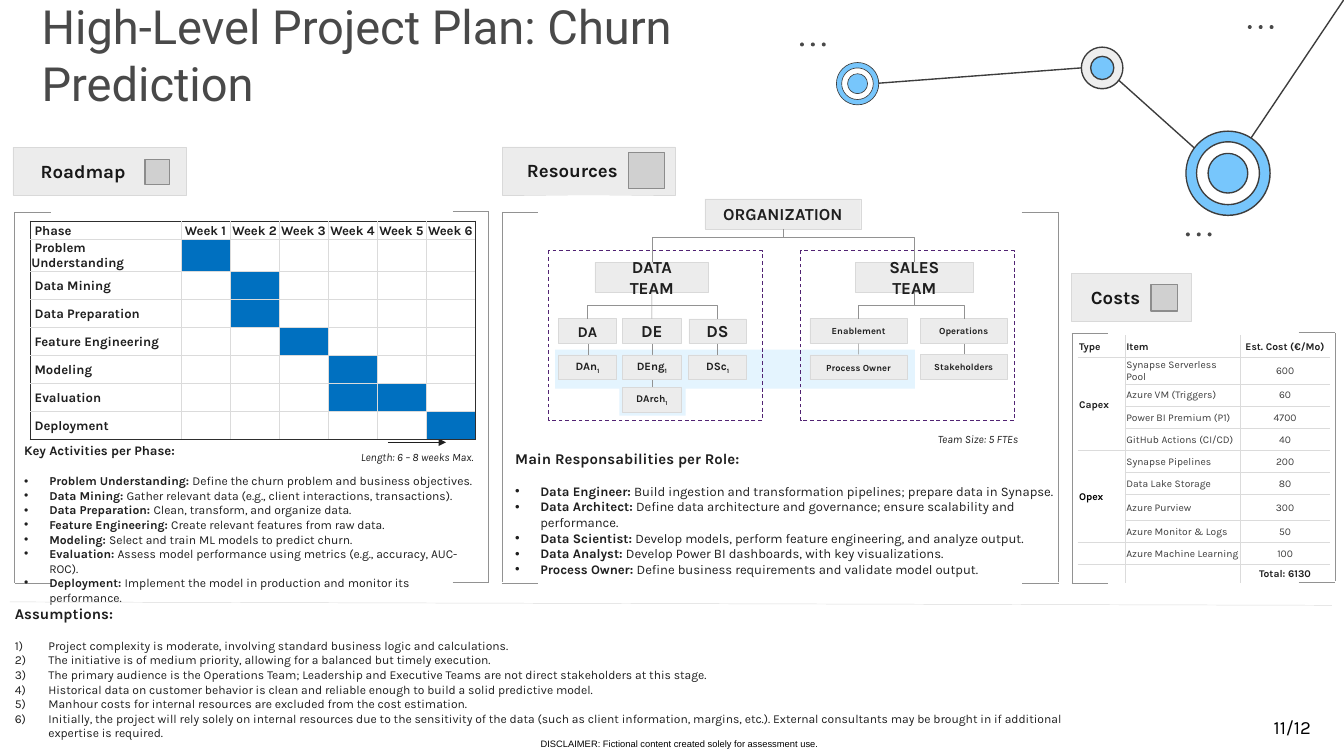
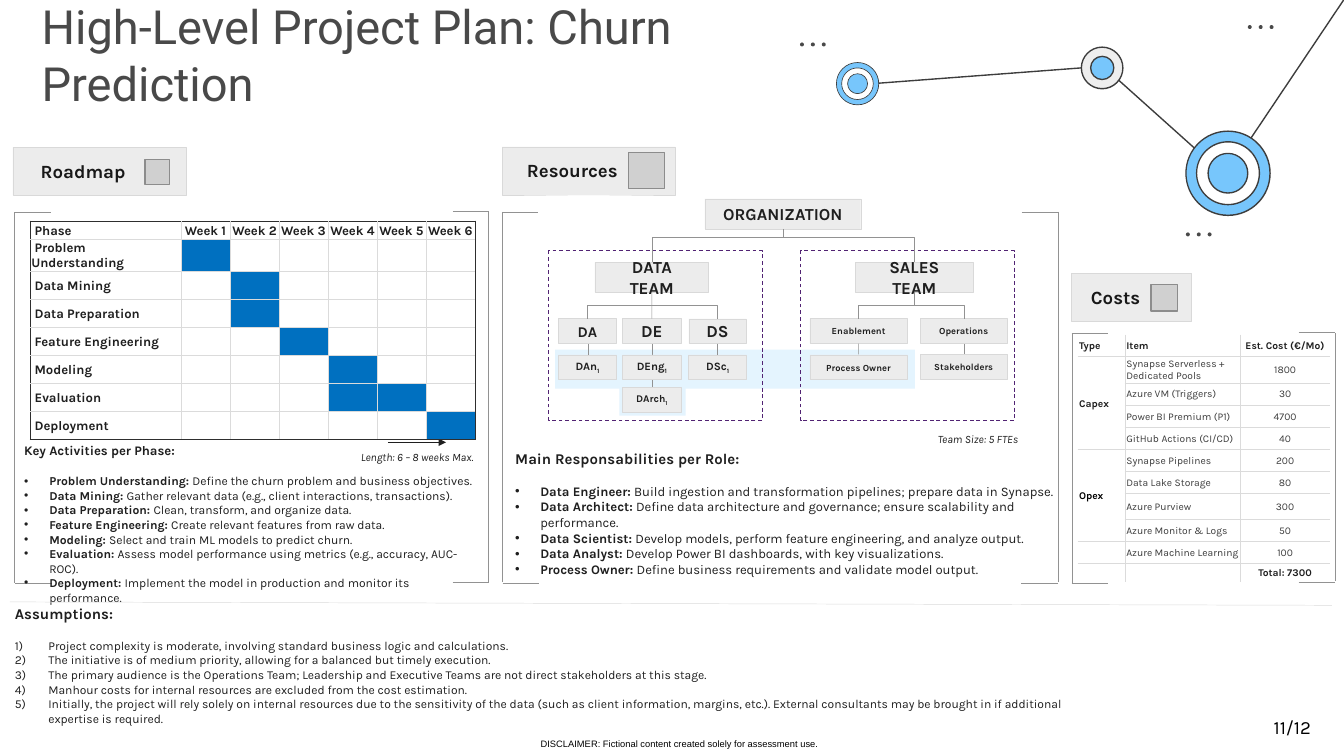
Before and after one commit to Nesk95/Allianz_BusinessCase, a slide deck: slide 11 of Allianz Business Case - Presentation.pptx. Drawn at 1344x756 pixels with LibreOffice and Linux fonts; fonts in the diff are those of the drawing; grey boxes stand for pictures; background and template pictures are left out. Boxes give left, top, right and bottom in pixels: in the first picture for what was removed or moved away, otherwise in the second. Text is boxed around its words. In the diff, an @@ line names an element or a change of style, - is before the commit and + after.

```diff
--- a/Allianz Business Case - Presentation.pptx
+++ b/Allianz Business Case - Presentation.pptx
@@ table at box(1078, 335, 1331, 583) @@
-row 2, column 2: Synapse Serverless Pool
+row 2, column 2: Synapse Serverless + Dedicated Pools
-row 2, column 3: 600
+row 2, column 3: 1800
-row 3, column 3: 60
+row 3, column 3: 30
-row 11, column 3: Total: 6130
+row 11, column 3: Total: 7300
@@ text at box(48, 685, 593, 697): paragraph removed @@
-4) Historical data on customer behavior is clean and reliable enough to build a solid predictive model.
```
Also in this commit, not shown: 3 other slides changed, 1 other file.
